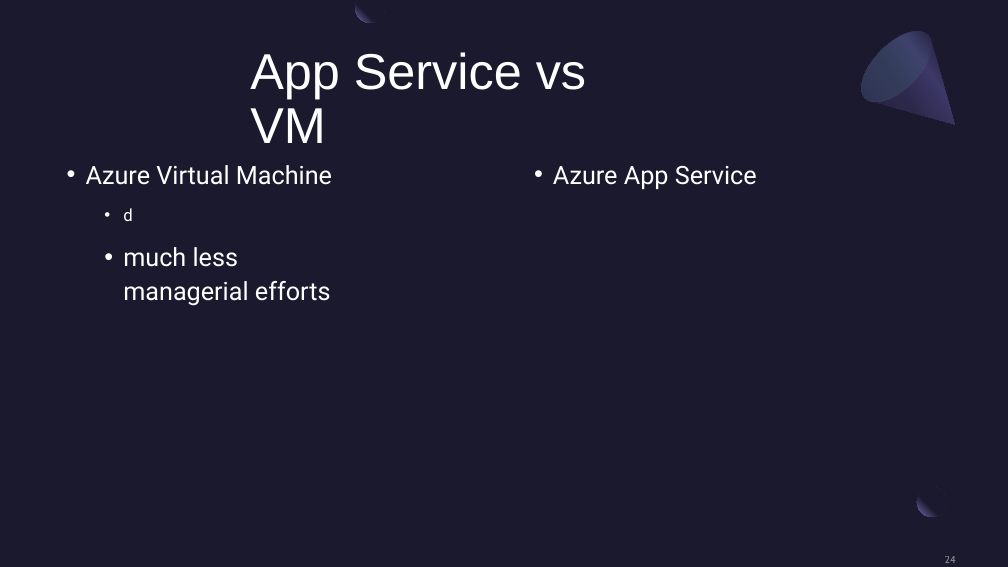
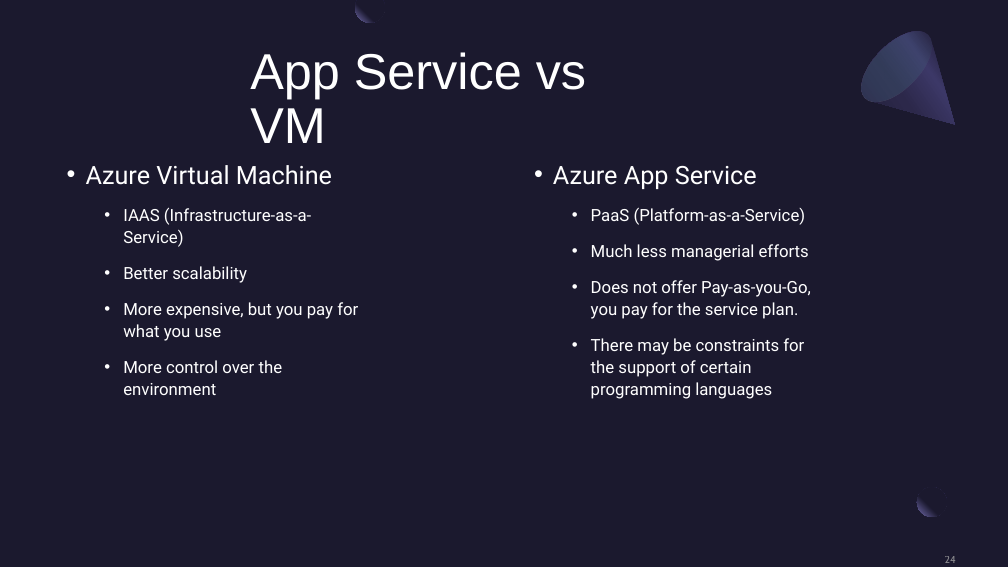
Before and after one commit to BrianChen0527/postgreSQL, a slide deck: slide 24 of MSFT_Azure/Microsoft Azure.pptx. Drawn at 1008x567 pixels with LibreOffice and Linux fonts; fonts in the diff are those of the drawing. Boxes give left, top, right and bottom in pixels: in the first picture for what was removed or moved away, otherwise in the second. Text is boxed around its words. In the diff, an @@ line names an element or a change of style, - is before the commit and + after.

```diff
--- a/MSFT_Azure/Microsoft Azure.pptx
+++ b/MSFT_Azure/Microsoft Azure.pptx
@@ text at <box>123,207,358,395</box>: text changed; size 24 to 16 pt @@
-  • d
-  • much less managerial efforts
+  • IAAS (Infrastructure-as-a-Service)
+  • Better scalability
+  • More expensive, but you pay for what you use
+  • More control over the environment
@@ text at <box>591,207,811,399</box>: paragraphs added @@
+  • PaaS (Platform-as-a-Service)
+  • Much less managerial efforts
+  • Does not offer Pay-as-you-Go, you pay for the service plan.
+  • There may be constraints for the support of certain programming languages
```
Also in this commit, not shown: 4 slides added, 6 slides removed.
